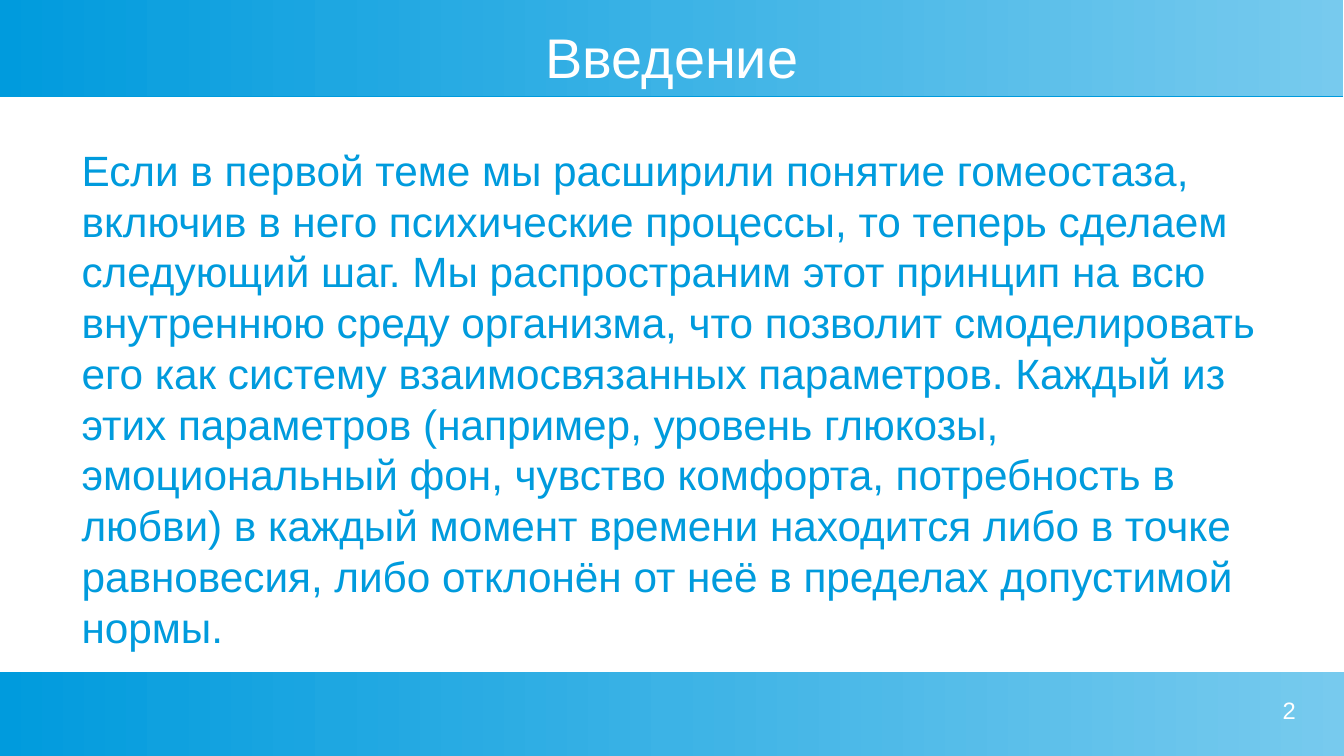
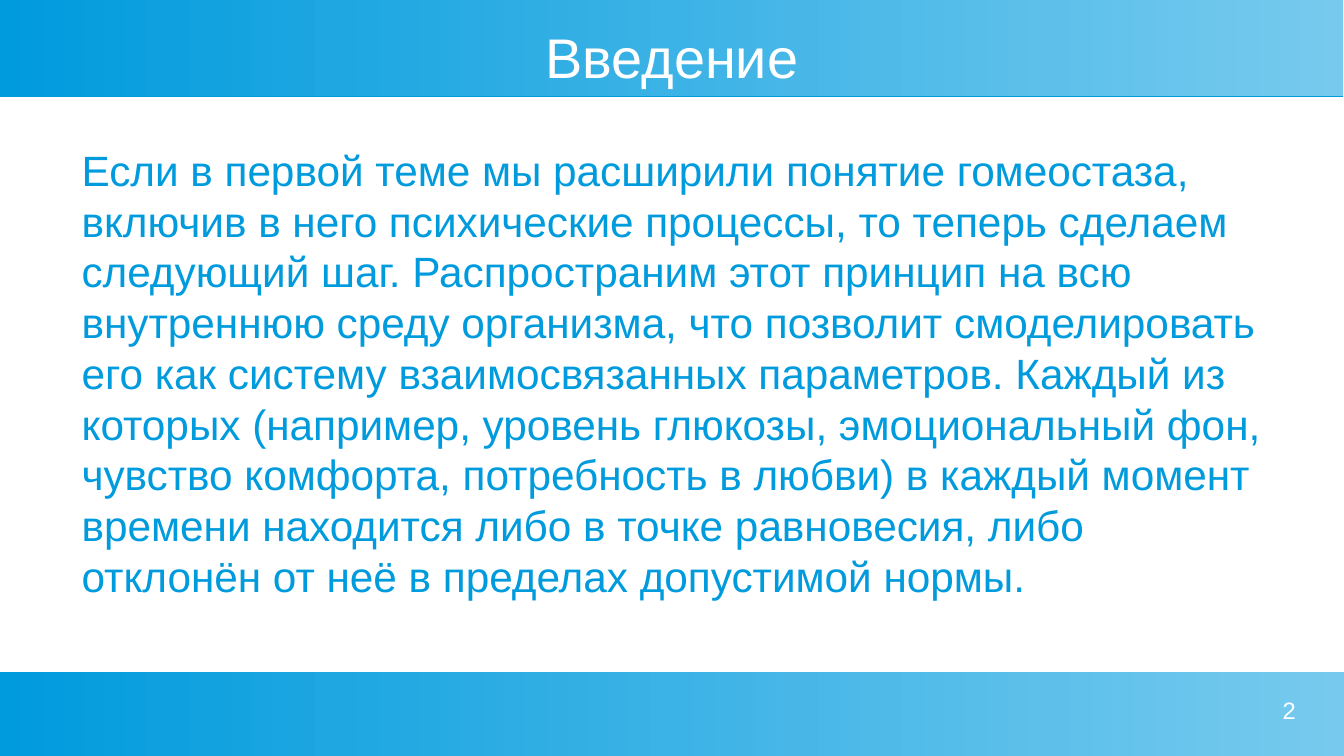
Before and after one commit to Chularev/articles, a slide deck: slide 2 of Psychology/2. гомеостаз и мотивация.odp. Drawn at 1344x756 pixels with LibreOffice and Linux fonts; fonts in the diff are those of the drawing. Boxes give left, top, right and bottom in pixels: in the first picture for what was removed or moved away, otherwise in the second. Text is boxed around its words. In the diff, an @@ line names an element or a change of style, - is before the commit and + after.

```diff
--- a/Psychology/2. гомеостаз и мотивация.odp
+++ b/Psychology/2. гомеостаз и мотивация.odp
@@ text at <box>82,154,1260,600</box>: text changed @@
-Если в первой теме мы расширили понятие гомеостаза, включив в него психические процессы, то теперь сделаем следующий шаг. Мы распространим этот принцип на всю внутреннюю среду организма, что позволит смоделировать его как систему взаимосвязанных параметров. Каждый из этих параметров (например, уровень глюкозы, эмоциональный фон, чувство комфорта, потребность в любви) в каждый момент времени находится либо в точке равновесия, либо отклонён от неё в пределах допустимой нормы.
+Если в первой теме мы расширили понятие гомеостаза, включив в него психические процессы, то теперь сделаем следующий шаг. Распространим этот принцип на всю внутреннюю среду организма, что позволит смоделировать его как систему взаимосвязанных параметров. Каждый из которых (например, уровень глюкозы, эмоциональный фон, чувство комфорта, потребность в любви) в каждый момент времени находится либо в точке равновесия, либо отклонён от неё в пределах допустимой нормы.
```
Also in this commit, not shown: 4 other files.
